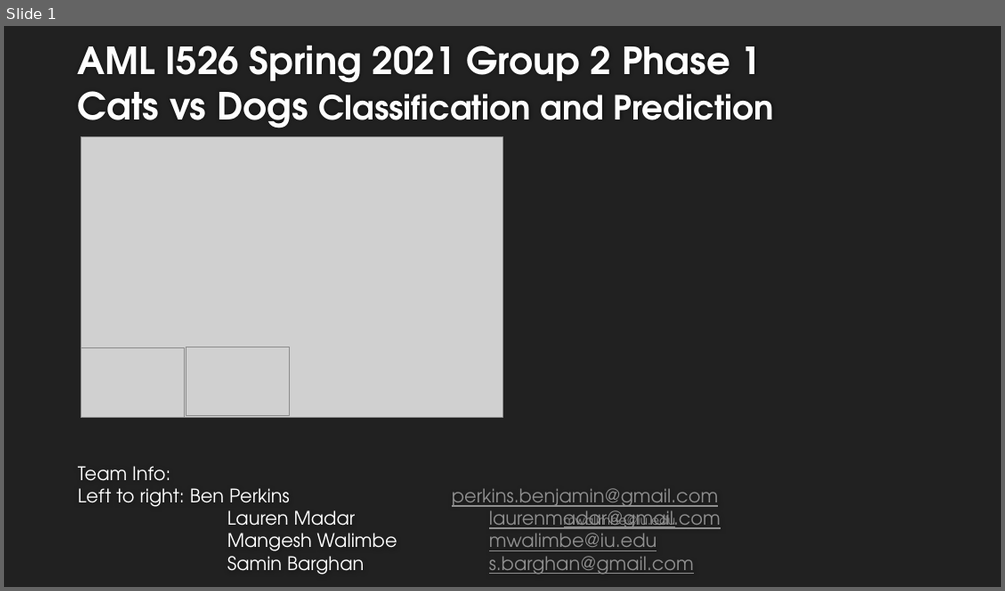
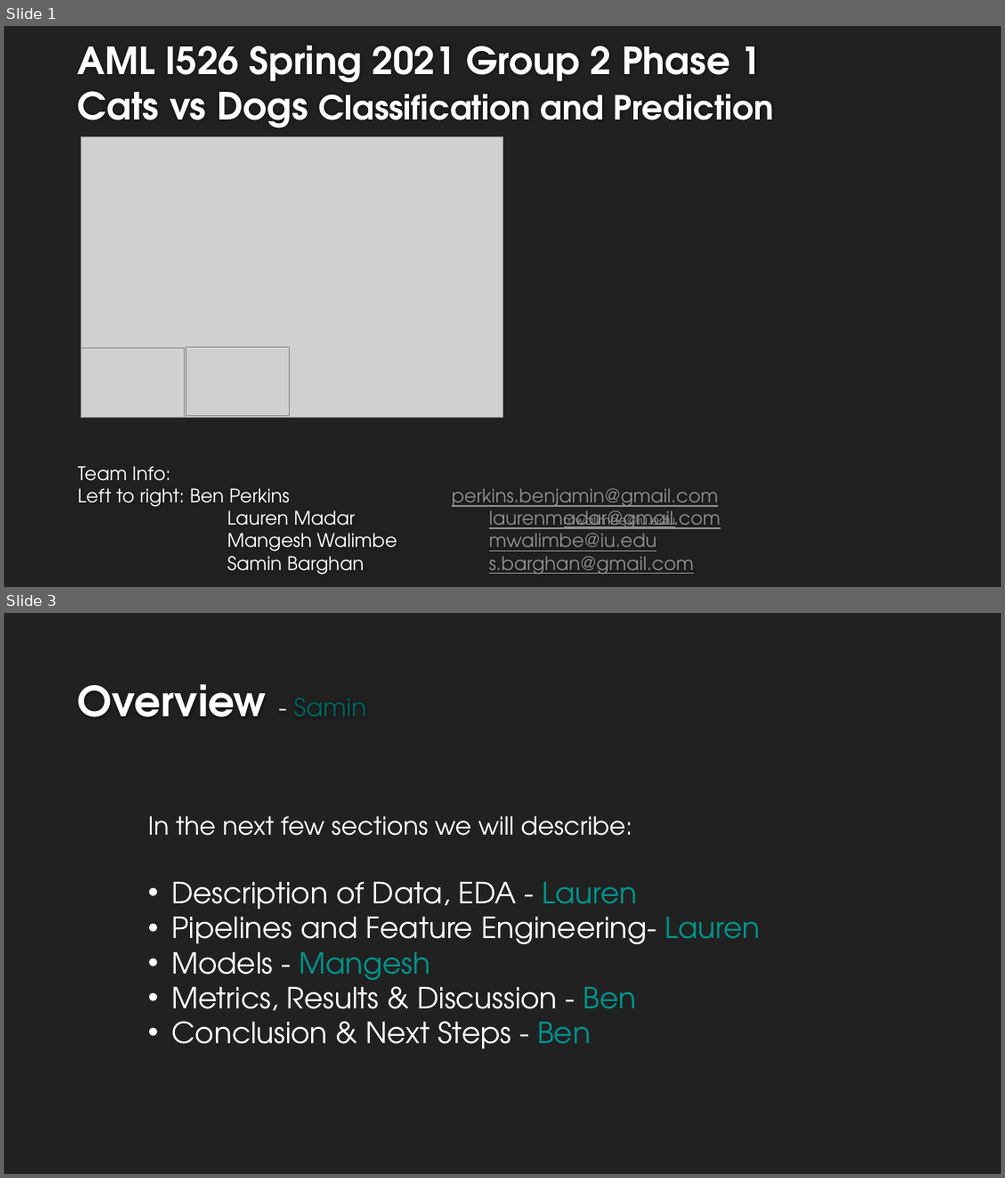
Before and after one commit to LaurenMadar/AML-finalgroup2, a slide deck: other/Group2_Phase1.pptx. Shown one above the other, each under a label of ours: slide 1 before the commit, slides 1 and 3 after it; the slides between them are not shown. The pictures are 1005x591 and 1005x1178 pixels, drawn with LibreOffice and Linux fonts; fonts in the diff are those of the drawing; grey boxes stand for pictures; background and template pictures are left out. Boxes give left, top, right and bottom in pixels: in the first picture for what was removed or moved away, otherwise in the second. Text is boxed around its words. In the diff, an @@ line names an element or a change of style, - is before the commit and + after.

Commit message:
Updated powerpoint with adjusted abstract based on Samin's reduction
Some abstract info from Samin was not accurate so I corrected it. Word count is 150 exactly so we cannot add anything to it.
Samin can record her video at any time now. Still adding info for other slides.

```diff
--- a/other/Group2_Phase1.pptx
+++ b/other/Group2_Phase1.pptx
@@ slide 3 added at box(4, 613, 1001, 1174), background #212121 @@
@@ title added at box(78, 684, 366, 717), 40 pt, text #FEFEFE, bold @@
+Overview - Samin
@@ text added at box(148, 816, 760, 1049), 28 pt, text #FFFFFF @@
+In the next few sections we will describe:
+• Description of Data, EDA - Lauren
+• Pipelines and Feature Engineering- Lauren
+• Models - Mangesh
+• Metrics, Results & Discussion - Ben
+• Conclusion & Next Steps - Ben
```
Also in this commit, not shown: 6 slides changed, 2 other slides added, 1 slide removed.
